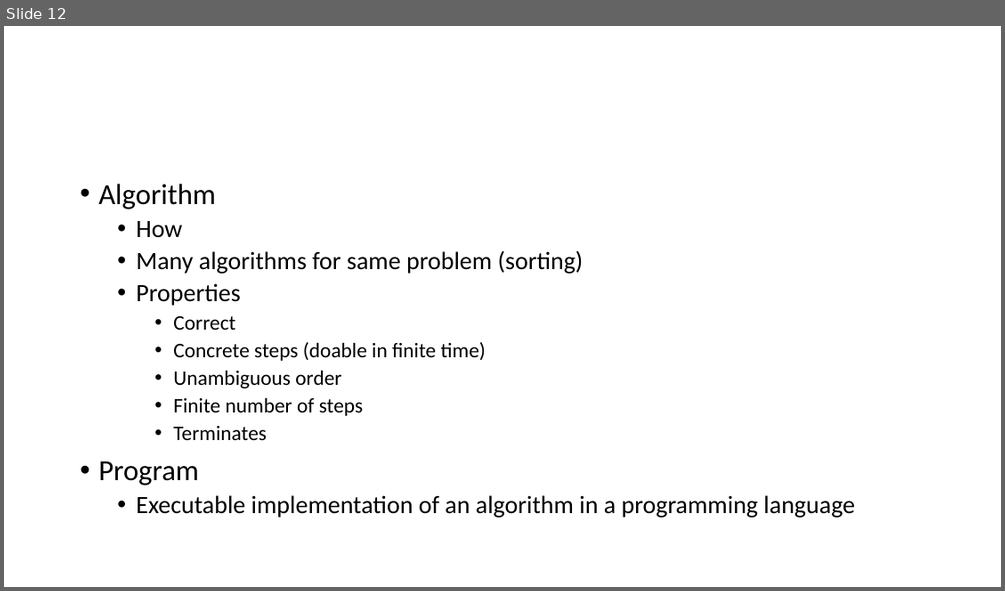
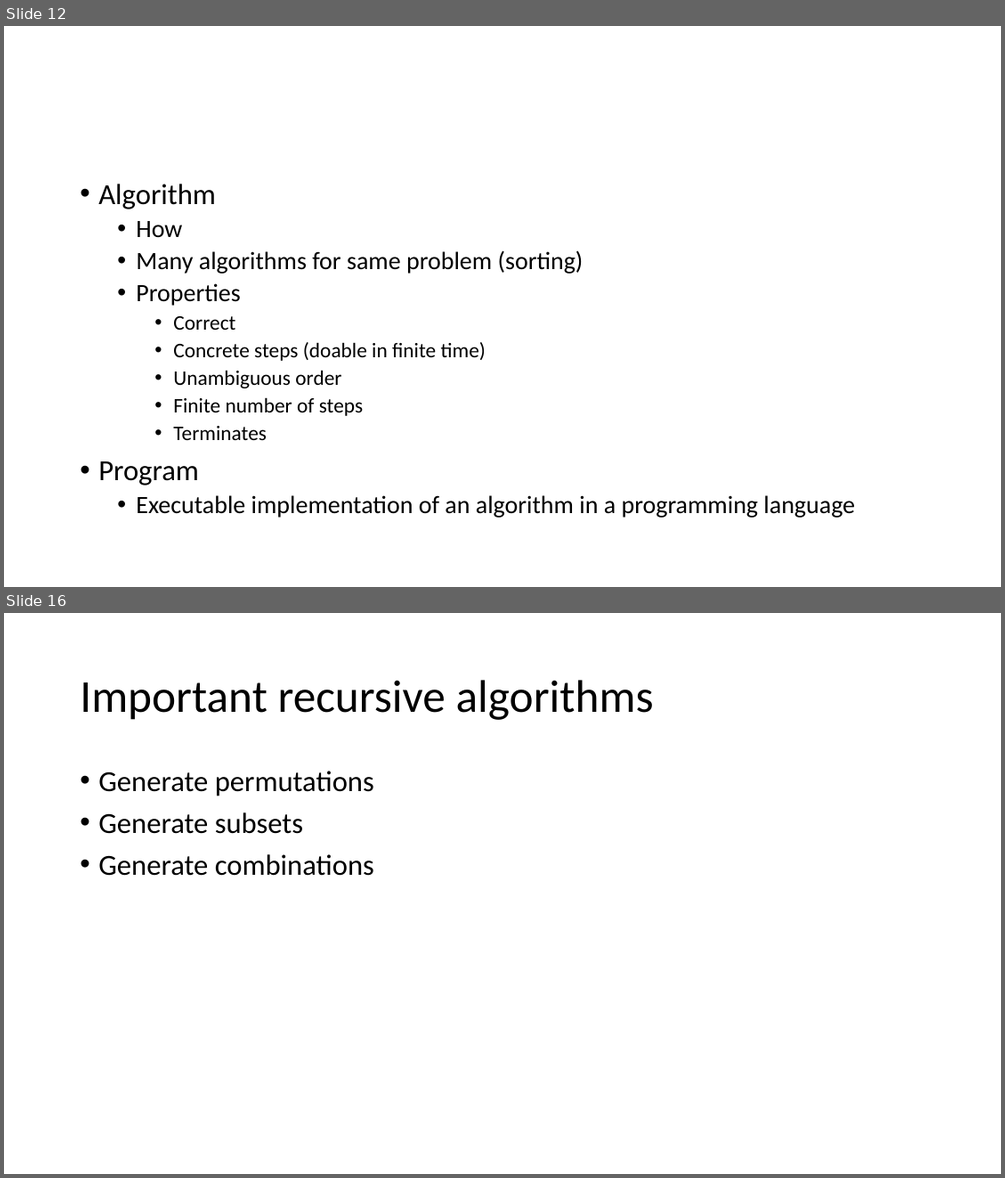
Before and after one commit to skalakm/232, a slide deck: notes.pptx. Shown one above the other, each under a label of ours: slide 12 before the commit, slides 12 and 16 after it; the slides between them are not shown. The pictures are 1005x591 and 1005x1178 pixels, drawn with LibreOffice and Linux fonts; fonts in the diff are those of the drawing. Boxes give left, top, right and bottom in pixels: in the first picture for what was removed or moved away, otherwise in the second. Text is boxed around its words. In the diff, an @@ line names an element or a change of style, - is before the commit and + after.

```diff
--- a/notes.pptx
+++ b/notes.pptx
@@ slide 16 added at (x1=4, y1=613, x2=1001, y2=1174), background #FFFFFF @@
@@ title added at (x1=80, y1=680, x2=654, y2=720), 44 pt, text #000000 @@
+Important recursive algorithms
@@ text added at (x1=98, y1=771, x2=374, y2=876), 28 pt, text #000000 @@
+• Generate permutations
+• Generate subsets
+• Generate combinations
```
Also in this commit, not shown: 9 other slides added.
